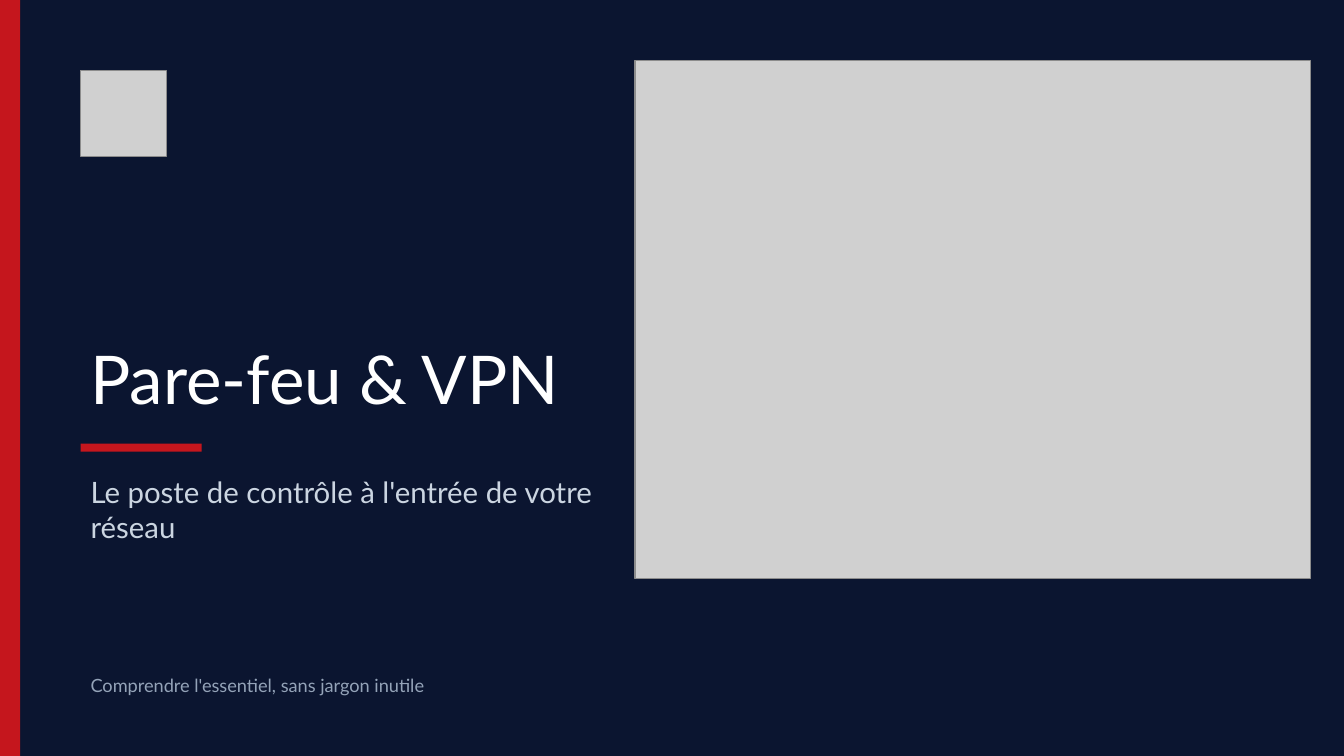
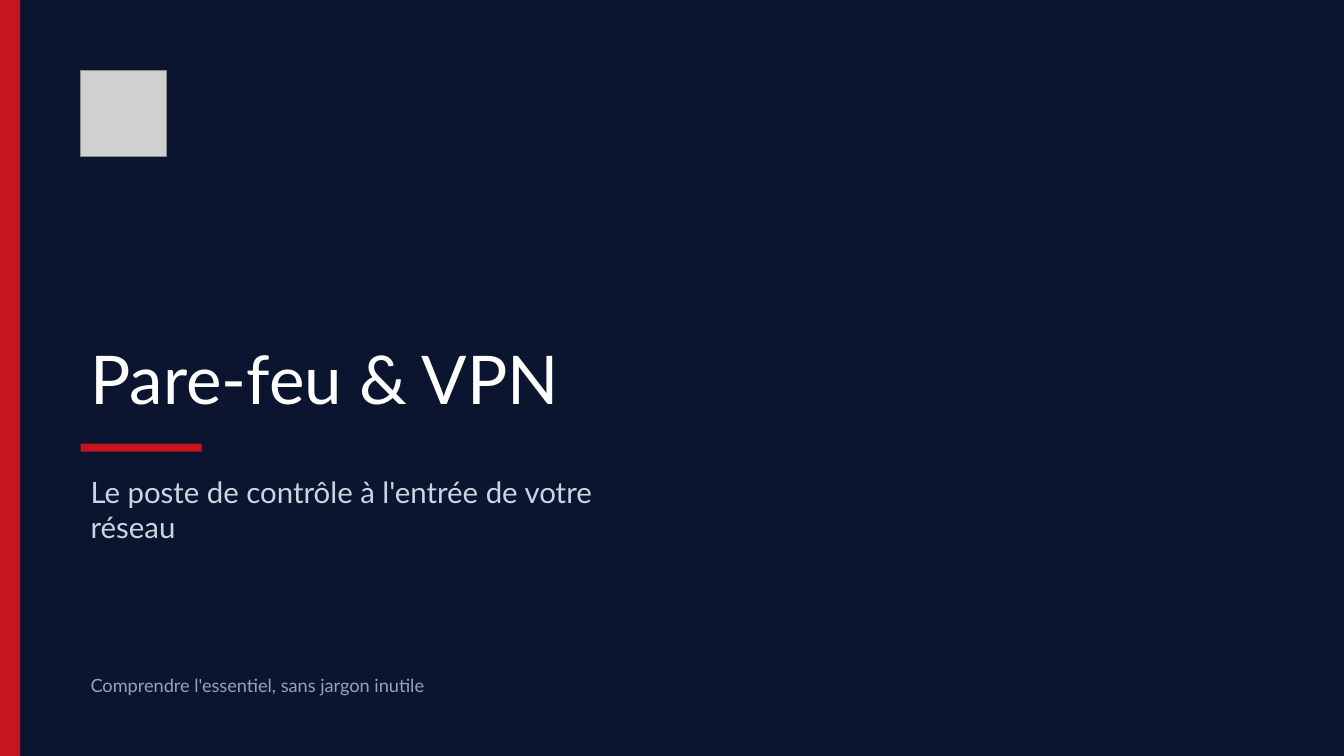
Before and after one commit to brunoflorin/absolute-devices, a slide deck: slide 1 of frontend/public/diaporamas/parefeu_vpn.pptx. Drawn at 1344x756 pixels with LibreOffice and Linux fonts; fonts in the diff are those of the drawing; grey boxes stand for pictures; background and template pictures are left out. Boxes give left, top, right and bottom in pixels: in the first picture for what was removed or moved away, otherwise in the second. Text is boxed around its words. In the diff, an @@ line names an element or a change of style, - is before the commit and + after.

```diff
--- a/frontend/public/diaporamas/parefeu_vpn.pptx
+++ b/frontend/public/diaporamas/parefeu_vpn.pptx
@@ rectangle added at <box>0,0,726,756</box>, fill #0B1530 at 88% opacity @@
@@ picture removed at <box>635,60,1311,579</box> @@
```
Also in this commit, not shown: 2 other slides changed, 16 other files.
